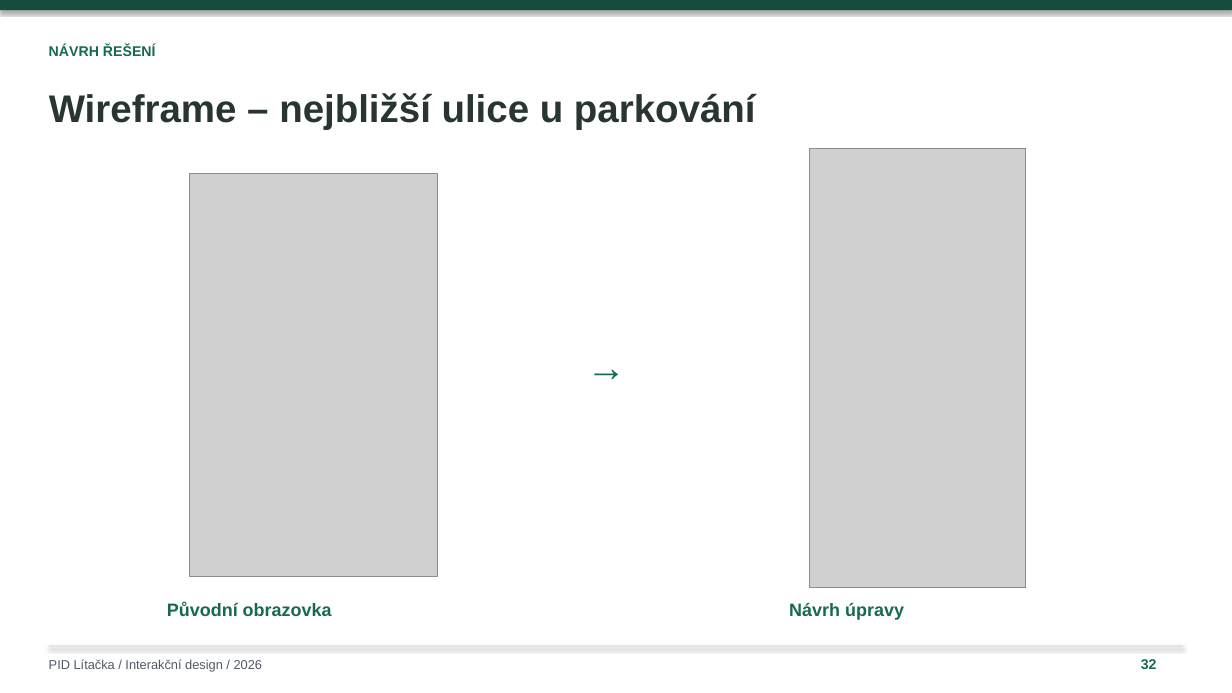
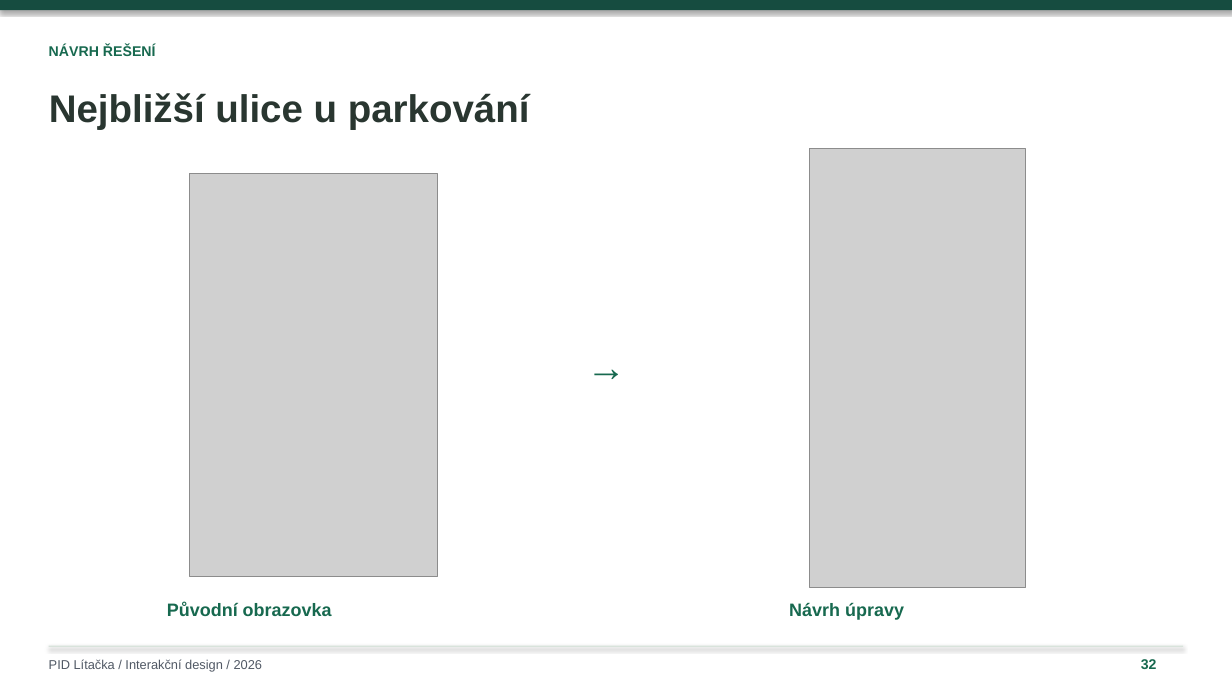
Before and after one commit to ShachPlay/ID_2026, a slide deck: slide 32 of PID-Litacka-Plichta-upravena.pptx. Drawn at 1232x693 pixels with LibreOffice and Linux fonts; fonts in the diff are those of the drawing; grey boxes stand for pictures. Boxes give left, top, right and bottom in pixels: in the first picture for what was removed or moved away, otherwise in the second. Text is boxed around its words. In the diff, an @@ line names an element or a change of style, - is before the commit and + after.

```diff
--- a/PID-Litacka-Plichta-upravena.pptx
+++ b/PID-Litacka-Plichta-upravena.pptx
@@ text at bbox=[49, 93, 530, 130]: text changed @@
-Wireframe – nejbližší ulice u parkování
+Nejbližší ulice u parkování
```
Also in this commit, not shown: 4 other slides changed.
